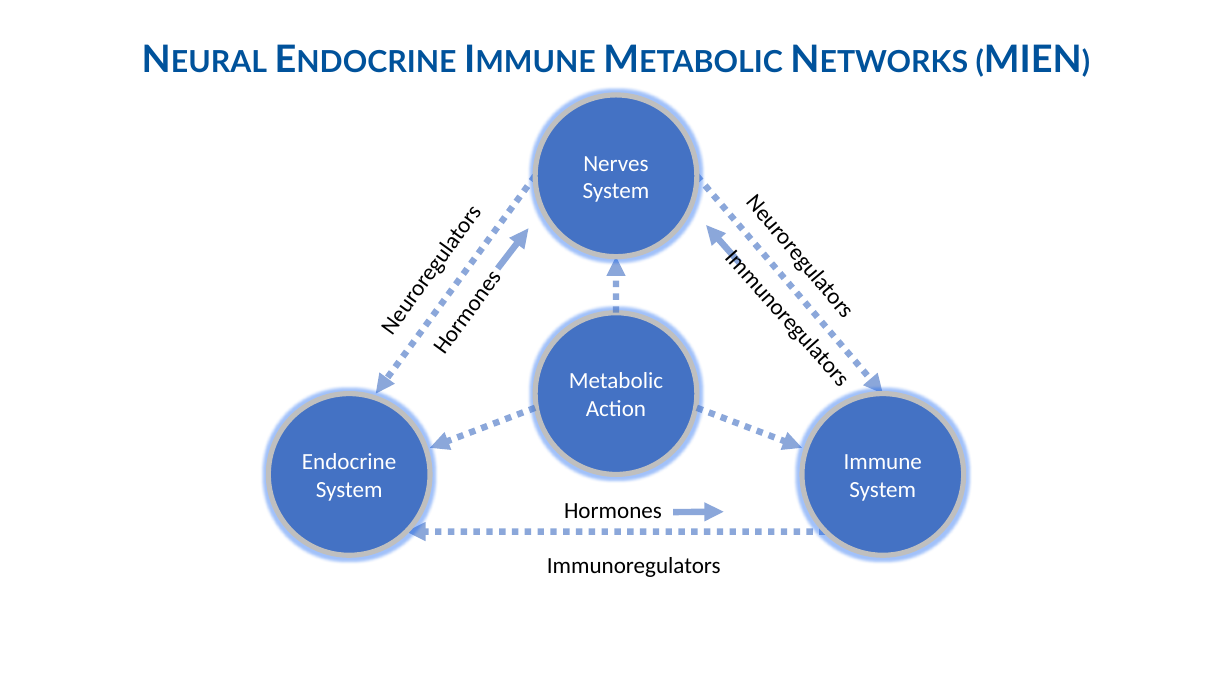
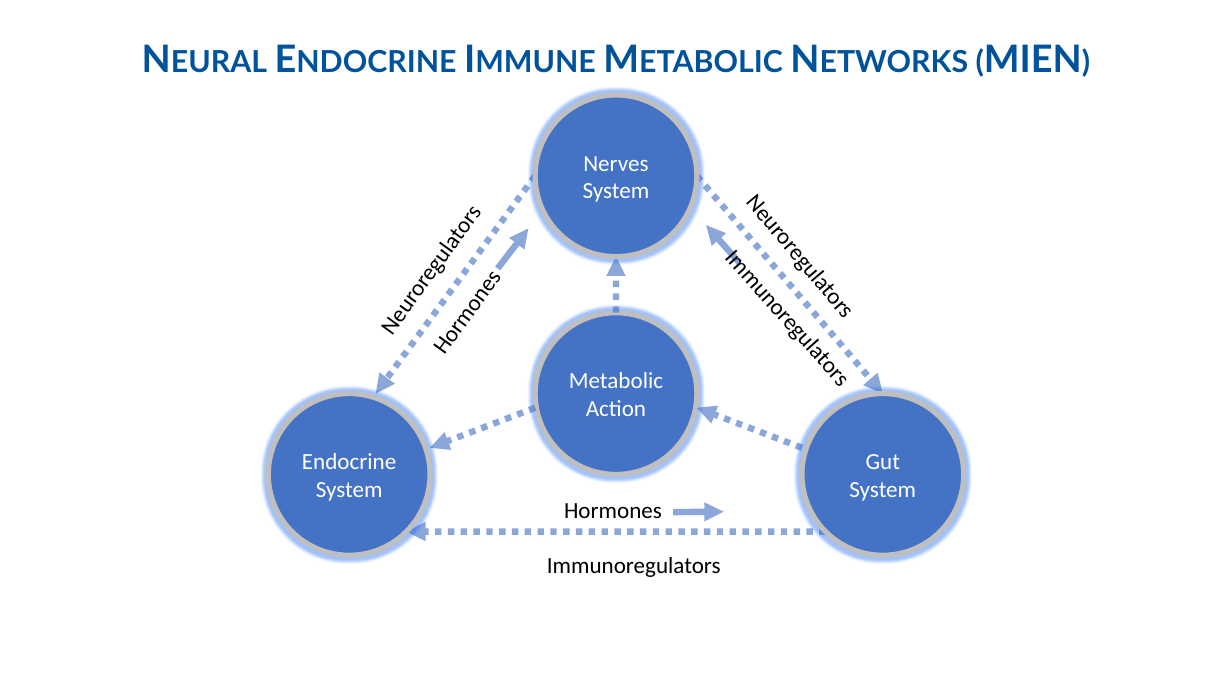
Before and after one commit to pvi-bdp/healthspan, a slide deck: slide 4 of docs/New Labs Uruguay.pptx. Drawn at 1232x693 pixels with LibreOffice and Linux fonts; fonts in the diff are those of the drawing. Boxes give left, top, right and bottom in pixels: in the first picture for what was removed or moved away, otherwise in the second. Text is boxed around its words. In the diff, an @@ line names an element or a change of style, - is before the commit and + after.

Commit message:
updated slides

```diff
--- a/docs/New Labs Uruguay.pptx
+++ b/docs/New Labs Uruguay.pptx
@@ arrow moved from (697, 408) - (802, 448) to (802, 448) - (697, 408) @@
@@ text in ellipse at (x1=866, y1=454, x2=900, y2=469): text changed @@
-Immune
+Gut
```
